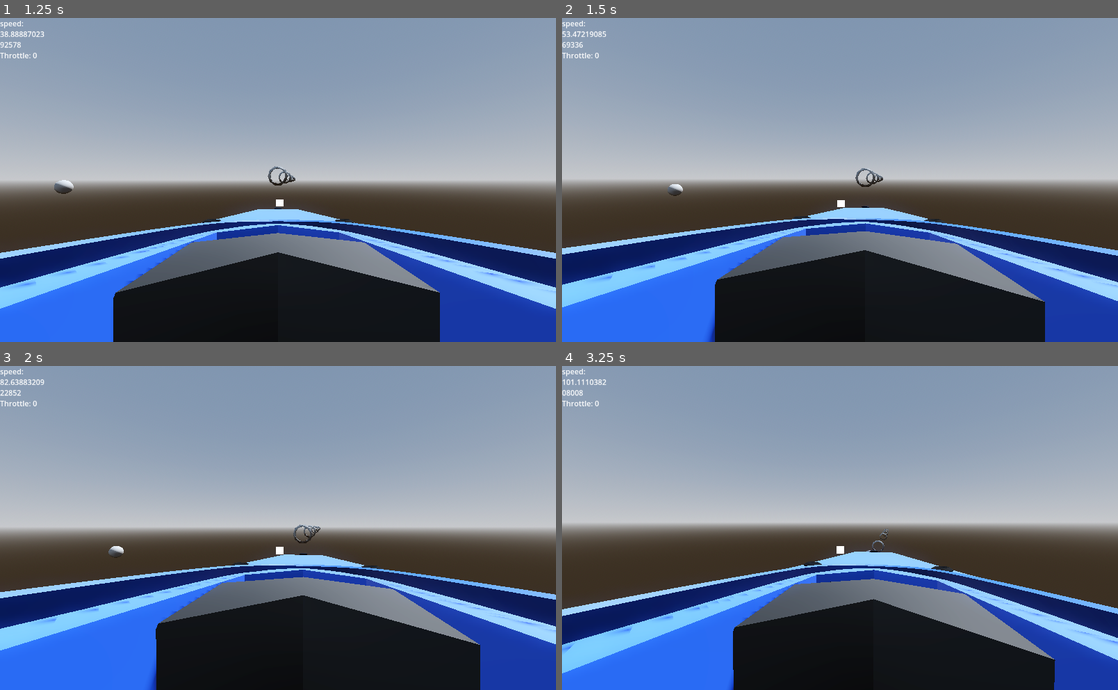
Above: before the commit, frames 1-4 (two rows, left to right).
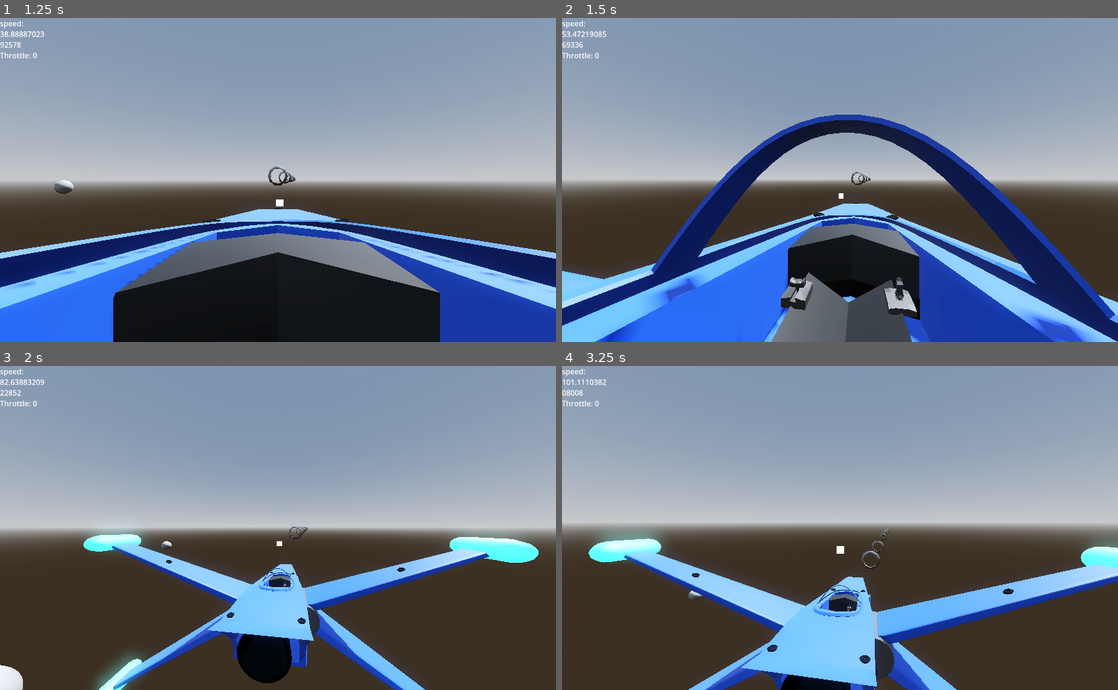
Above: after the commit, the same moments.

Repository: ZoeTheFox/oddity
Game: Godot game, scene res://Scenes/Main Scene/Main.tscn
The game is run twice, just before and just after one commit, with the same random seed, the same clock (stepped at 60 frames per second) and the same inputs.
Inputs (mouse positions are in pixels of both pictures, inside the frame that each line leads up to):
- Up to frame 1 (1.25 s): tap Enter at 0.5 s; move the mouse to (305, 180) at 0.52 s; hold Space (move-up) from 0.53 s (still down); hold Alt (camera-look-around) from 0.53 s (still down)
- Up to frame 2 (1.5 s): keep holding Space (move-up); move the mouse to (812, 180) at 1.27 s; release Alt (camera-look-around) at 1.28 s; tap K (camera-switch-view) at 1.35 s
- Up to frame 3 (2 s): keep holding Space (move-up)
- Up to frame 4 (3.25 s): keep holding Space (move-up); move the mouse to (851, 521) at 2.02 s; hold Alt (camera-look-around) 2.03-2.78 s; move the mouse to (834, 534) at 2.77 s; tap K (camera-switch-view) at 2.85 s

Frame 1 is identical in both runs. In frame 2, 34% of the frame differs, in the area x 0-100%, y 29-100%; in frame 3, 37%, in the area x 0-100%, y 48-100%; in frame 4, 36%.
Error before the commit: Attempt to call function 'is_playing' in base 'null instance' on a null instance. (res://Scenes/Spaceship/Scripts/CameraScripts/CameraSwitchingController.gd:28)

Commit message:
fixed silly bug

Diff:
--- a/Oddity/Scenes/Spaceship/Scripts/CameraScripts/CameraSwitchingController.gd
+++ b/Oddity/Scenes/Spaceship/Scripts/CameraScripts/CameraSwitchingController.gd
@@ -7,7 +7,7 @@
 var camera = $CameraPivots/TwistPivot/PitchPivot/Camera3D
 
 @onready
-var animation = $ViewCam/TwistPivot/PitchPivot/Camera3D/CameraViewSwitchAnimator
+var animation = $CameraPivots/TwistPivot/PitchPivot/Camera3D/CameraViewSwitchAnimator
 
 var is_first_person = true
 
